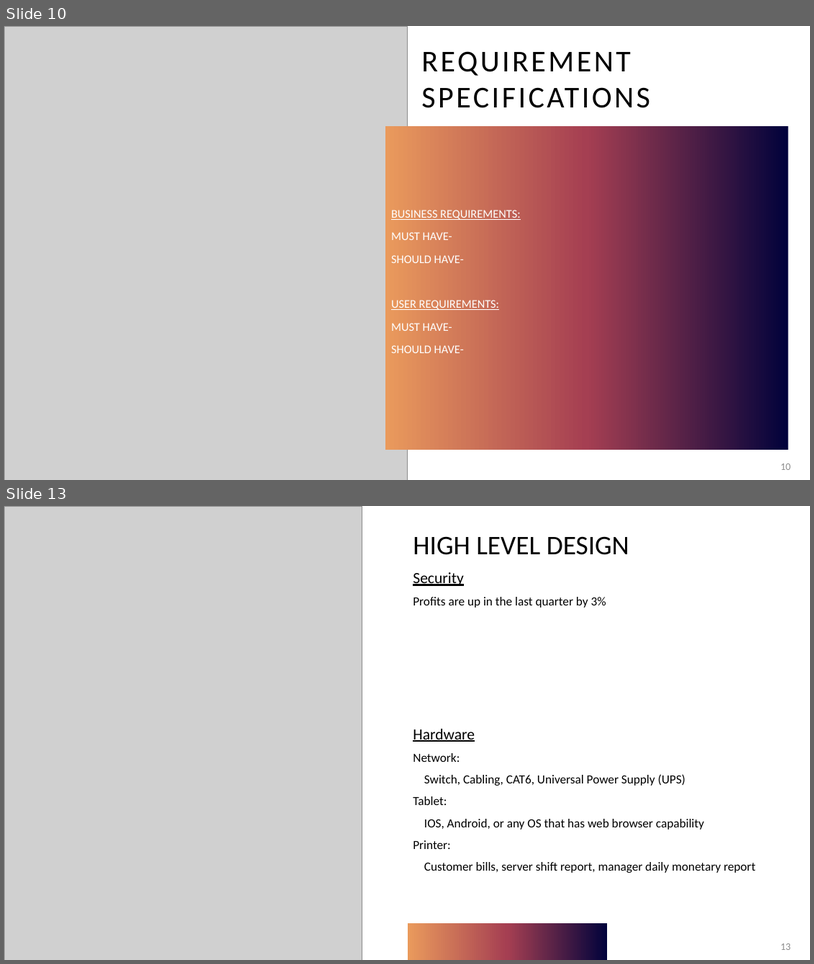
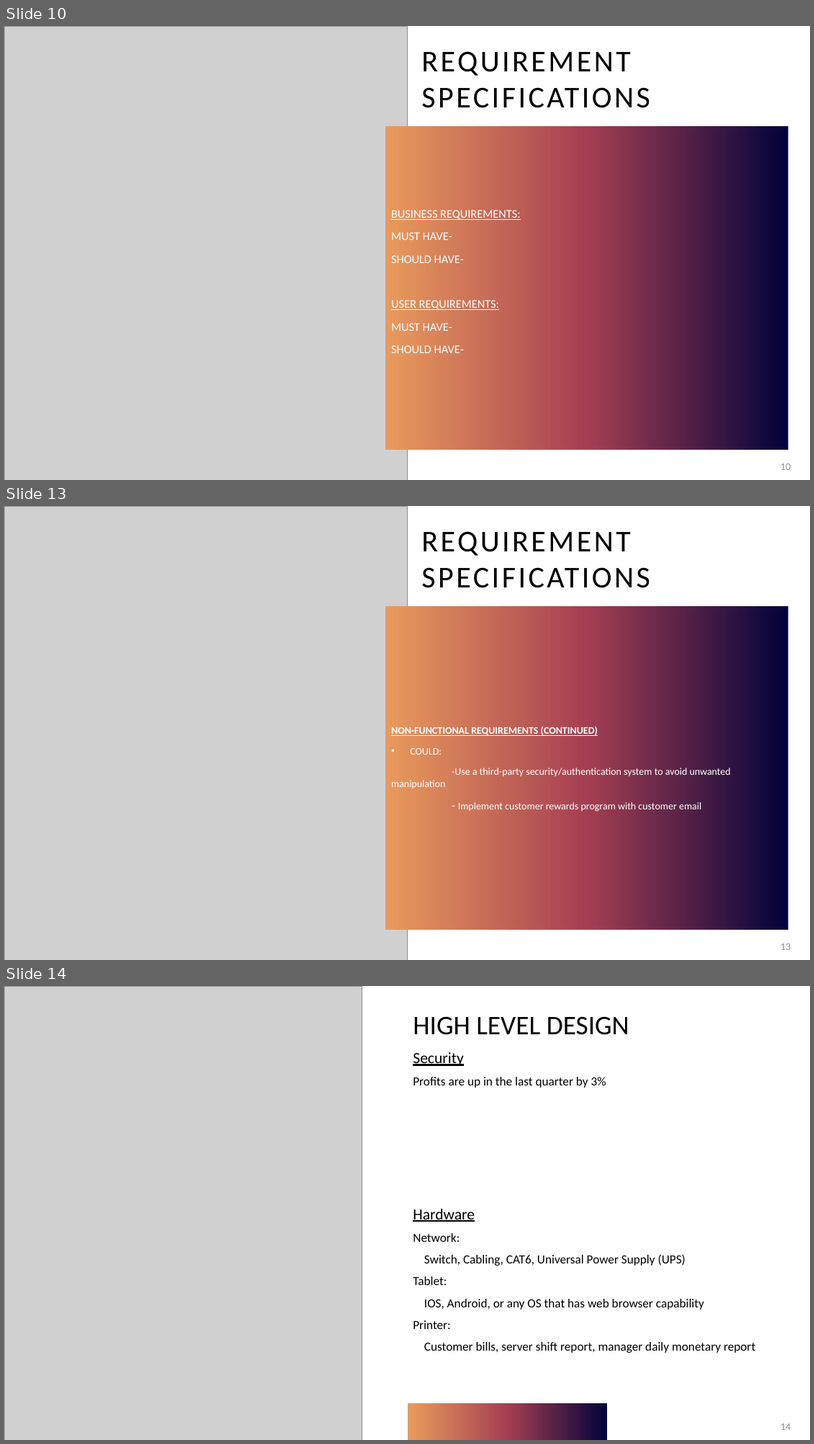
Before and after one commit to KL-3/CentRes, a slide deck: CentRes.pptx. Shown one above the other, each under a label of ours: slides 10 and 13 before the commit, slides 10, 13 and 14 after it; the slides between them are not shown. The pictures are 814x964 and 814x1444 pixels, drawn with LibreOffice and Linux fonts; fonts in the diff are those of the drawing; grey boxes stand for pictures. Boxes give left, top, right and bottom in pixels: in the first picture for what was removed or moved away, otherwise in the second. Text is boxed around its words. In the diff, an @@ line names an element or a change of style, - is before the commit and + after.

Commit message:
Update CentRes.pptx
updated the functional and non-functional requirements

```diff
--- a/CentRes.pptx
+++ b/CentRes.pptx
@@ slide 13 added at (4, 506, 810, 960), background #FFFFFF @@
@@ picture added at (4, 506, 407, 960) @@
@@ title added at (422, 531, 651, 588), 36 pt, text #000000 @@
+REQUIREMENT SPECIFICATIONS
@@ text added at (386, 606, 790, 929), fill gradient #01023B to #A53F52 to #EA9A5C, 12 pt, text #FFFFFF @@
+NON-FUNCTIONAL REQUIREMENTS (CONTINUED)
+• COULD:
+-Use a third-party security/authentication system to avoid unwanted manipulation
+- Implement customer rewards program with customer email
@@ page number added at (781, 943, 791, 950), 12 pt, text #8C8C8C @@
+13
@@ what was slide 13 is now slide 14 @@
@@ page number at (781, 1423, 791, 1430): text changed @@
-13
+14
```
Also in this commit, not shown: 2 slides changed.
